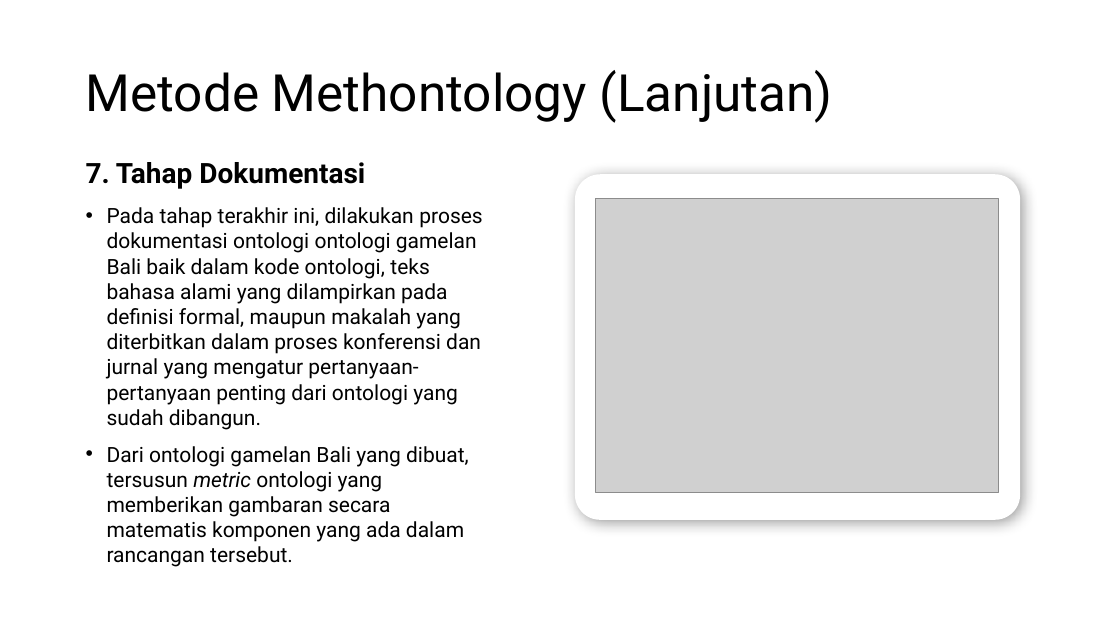
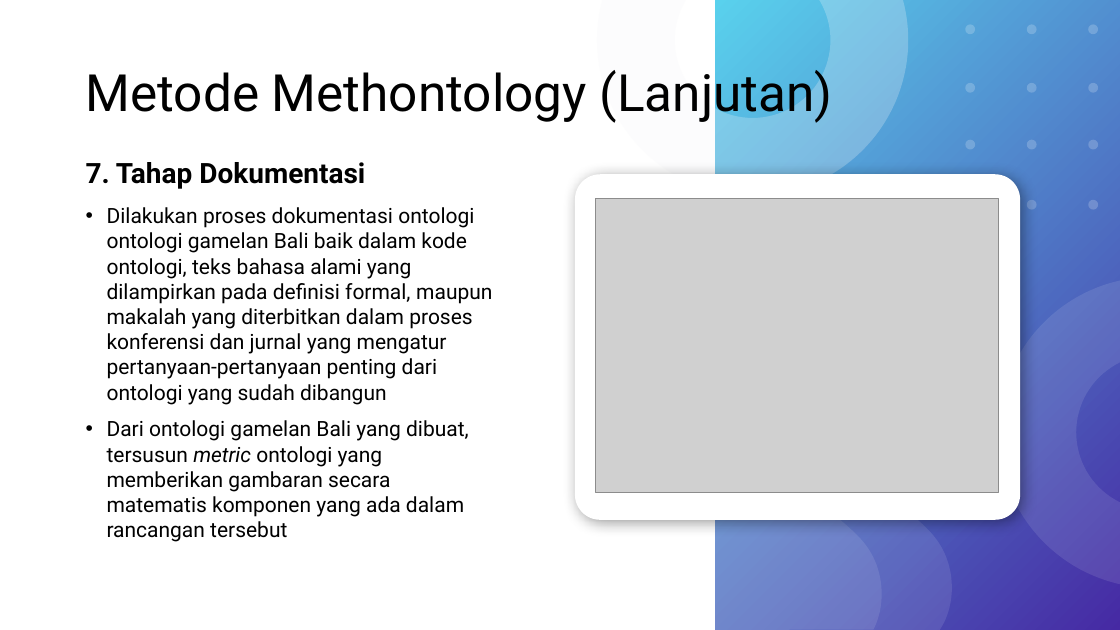
Before and after one commit to wardanacoolant/Tugas-Akhir, a slide deck: slide 24 of Hari-H Sidang/Rancangan Presentasi Skripsi.pptx. Drawn at 1120x630 pixels with LibreOffice and Linux fonts; fonts in the diff are those of the drawing; grey boxes stand for pictures. Boxes give left, top, right and bottom in pixels: in the first picture for what was removed or moved away, otherwise in the second. Text is boxed around its words. In the diff, an @@ line names an element or a change of style, - is before the commit and + after.

```diff
--- a/Hari-H Sidang/Rancangan Presentasi Skripsi.pptx
+++ b/Hari-H Sidang/Rancangan Presentasi Skripsi.pptx
@@ text at [107, 207, 492, 542]: text changed @@
-• Pada tahap terakhir ini, dilakukan proses dokumentasi ontologi ontologi gamelan Bali baik dalam kode ontologi, teks bahasa alami yang dilampirkan pada definisi formal, maupun makalah yang diterbitkan dalam proses konferensi dan jurnal yang mengatur pertanyaan-pertanyaan penting dari ontologi yang sudah dibangun.
-• Dari ontologi gamelan Bali yang dibuat, tersusun metric ontologi yang memberikan gambaran secara matematis komponen yang ada dalam rancangan tersebut.
+• Dilakukan proses dokumentasi ontologi ontologi gamelan Bali baik dalam kode ontologi, teks bahasa alami yang dilampirkan pada definisi formal, maupun makalah yang diterbitkan dalam proses konferensi dan jurnal yang mengatur pertanyaan-pertanyaan penting dari ontologi yang sudah dibangun
+• Dari ontologi gamelan Bali yang dibuat, tersusun metric ontologi yang memberikan gambaran secara matematis komponen yang ada dalam rancangan tersebut
@@ group added at [597, 0, 1120, 630]: 3 freeform shapes, 2 donuts, 1 rectangle @@
```
Also in this commit, not shown: 42 other slides changed, 1 other file.
